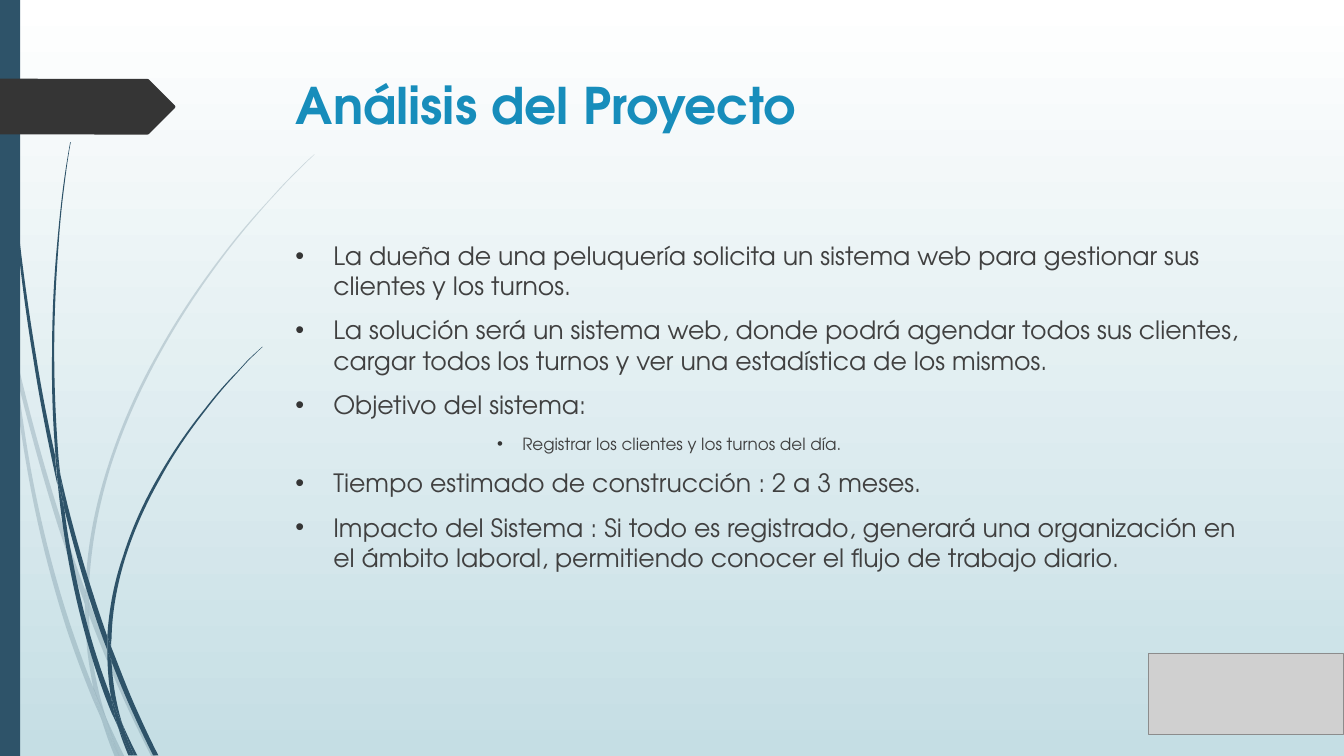
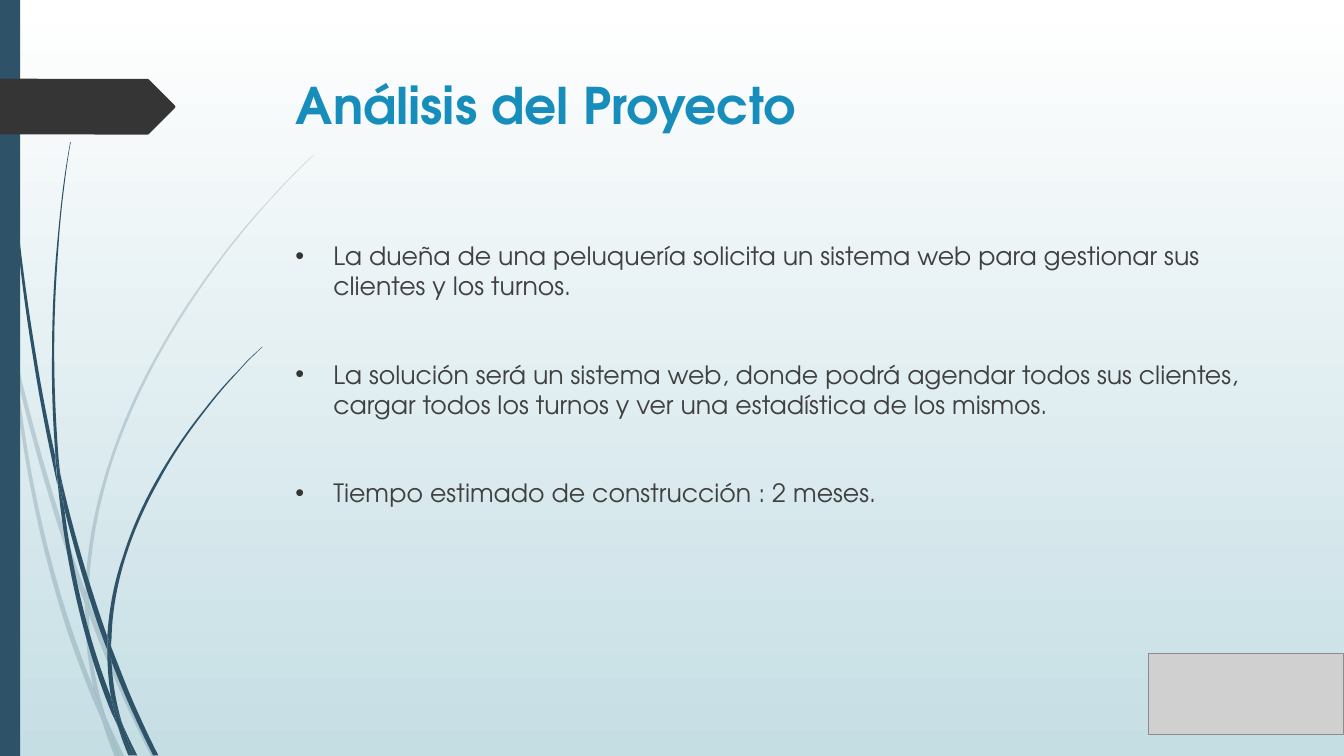
Before and after one commit to MarcosIscovich/ProyectoPeluImagen, a slide deck: slide 2 of Documentacion/PresentaciónProyectoFinal.pptx. Drawn at 1344x756 pixels with LibreOffice and Linux fonts; fonts in the diff are those of the drawing; grey boxes stand for pictures. Boxes give left, top, right and bottom in pixels: in the first picture for what was removed or moved away, otherwise in the second. Text is boxed around its words. In the diff, an @@ line names an element or a change of style, - is before the commit and + after.

Commit message:
modificaciones sistema y ppt

```diff
--- a/Documentacion/PresentaciónProyectoFinal.pptx
+++ b/Documentacion/PresentaciónProyectoFinal.pptx
@@ text at [333,483,876,507]: text changed @@
-• Objetivo del sistema:
-        • Registrar los clientes y los turnos del día.
-• Tiempo estimado de construcción : 2 a 3 meses.
-• Impacto del Sistema : Si todo es registrado, generará una organización en el ámbito laboral, permitiendo conocer el flujo de trabajo diario.
+• Tiempo estimado de construcción : 2 meses.
```
Also in this commit, not shown: 1 other slide changed, 2 other files.
